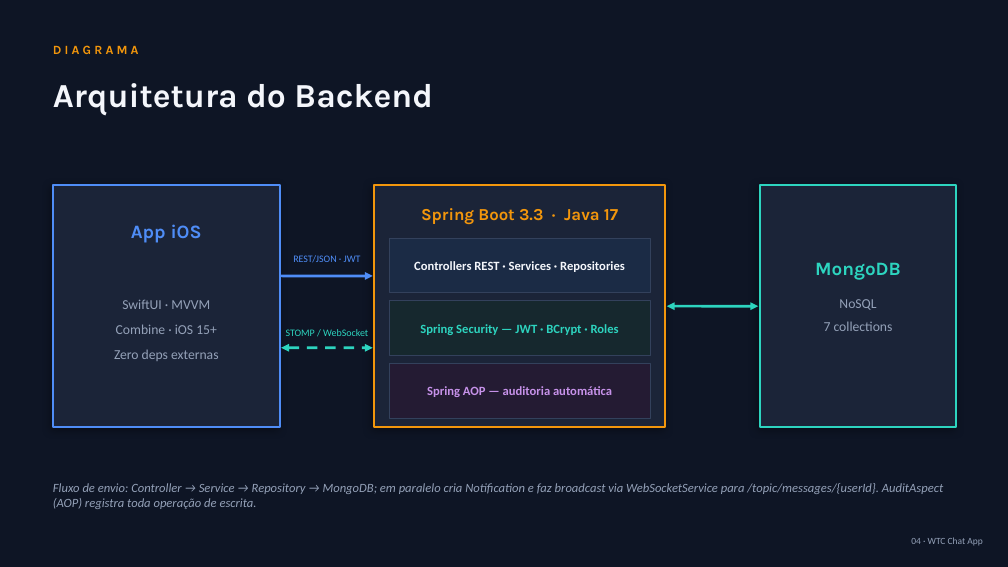
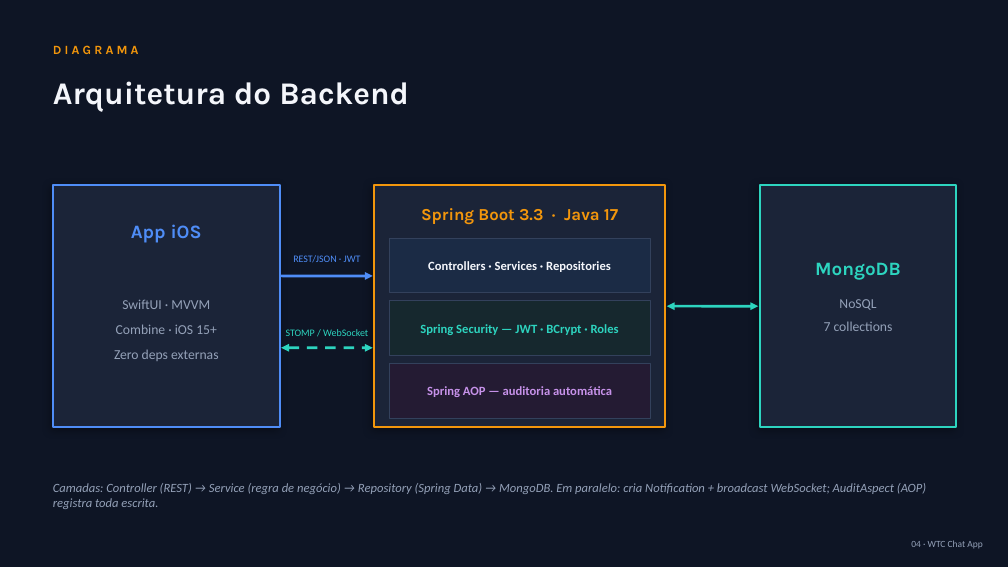
Before and after one commit to artcgranja/Challenge-WTC, a slide deck: slide 4 of Documentation/WTC-Challenge-Sprint2-Apresentacao.pptx. Drawn at 1008x567 pixels with LibreOffice and Linux fonts; fonts in the diff are those of the drawing. Boxes give left, top, right and bottom in pixels: in the first picture for what was removed or moved away, otherwise in the second. Text is boxed around its words. In the diff, an @@ line names an element or a change of style, - is before the commit and + after.

```diff
--- a/Documentation/WTC-Challenge-Sprint2-Apresentacao.pptx
+++ b/Documentation/WTC-Challenge-Sprint2-Apresentacao.pptx
@@ text "Arquitetura do Backend" at <box>53,81,409,112</box>: size 32 to 30 pt @@
@@ text at <box>428,261,611,272</box>: text changed @@
-Controllers REST · Services · Repositories
+Controllers · Services · Repositories
@@ text at <box>53,483,926,509</box>: text changed @@
-Fluxo de envio: Controller → Service → Repository → MongoDB; em paralelo cria Notification e faz broadcast via WebSocketService para /topic/messages/{userId}. AuditAspect (AOP) registra toda operação de escrita.
+Camadas: Controller (REST) → Service (regra de negócio) → Repository (Spring Data) → MongoDB. Em paralelo: cria Notification + broadcast WebSocket; AuditAspect (AOP) registra toda escrita.
```
Also in this commit, not shown: 6 other slides changed, 17 slides added, 4 slides removed, 2 other files.
